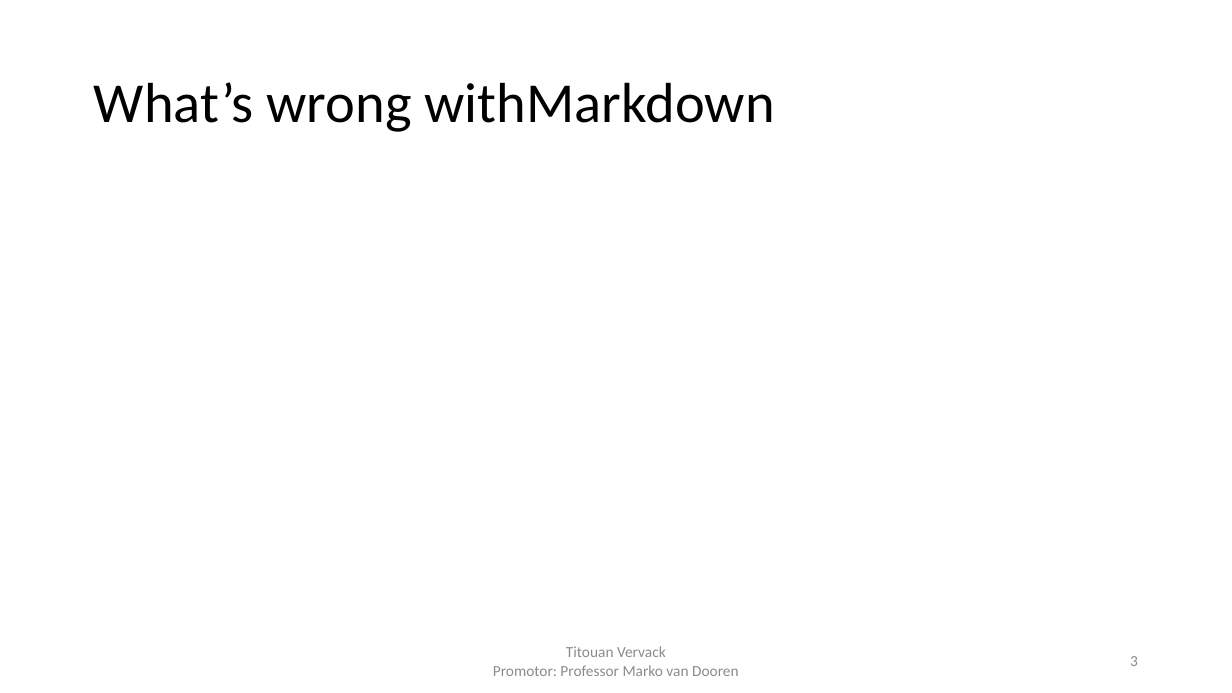
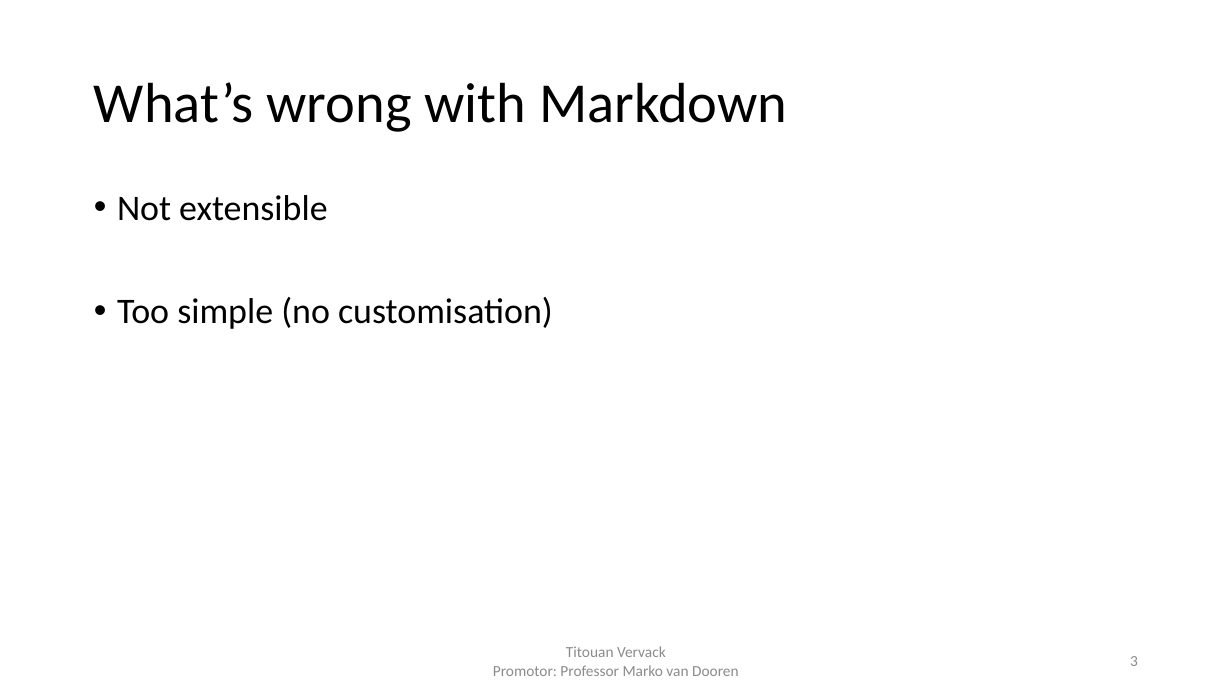
Before and after one commit to FlashYoshi/neio, a slide deck: slide 3 of Intermediate Presentation.pptx. Drawn at 1232x693 pixels with LibreOffice and Linux fonts; fonts in the diff are those of the drawing. Boxes give left, top, right and bottom in pixels: in the first picture for what was removed or moved away, otherwise in the second. Text is boxed around its words. In the diff, an @@ line names an element or a change of style, - is before the commit and + after.

```diff
--- a/Intermediate Presentation.pptx
+++ b/Intermediate Presentation.pptx
@@ title at (94, 82, 787, 132): spaces changed @@
-What’s wrong withMarkdown
+What’s wrong with Markdown
@@ text added at (117, 195, 553, 329), 28 pt, text #000000 @@
+• Not extensible
+• Too simple (no customisation)
```
Also in this commit, not shown: 18 other slides changed, 1 slide added, 21 other files.
